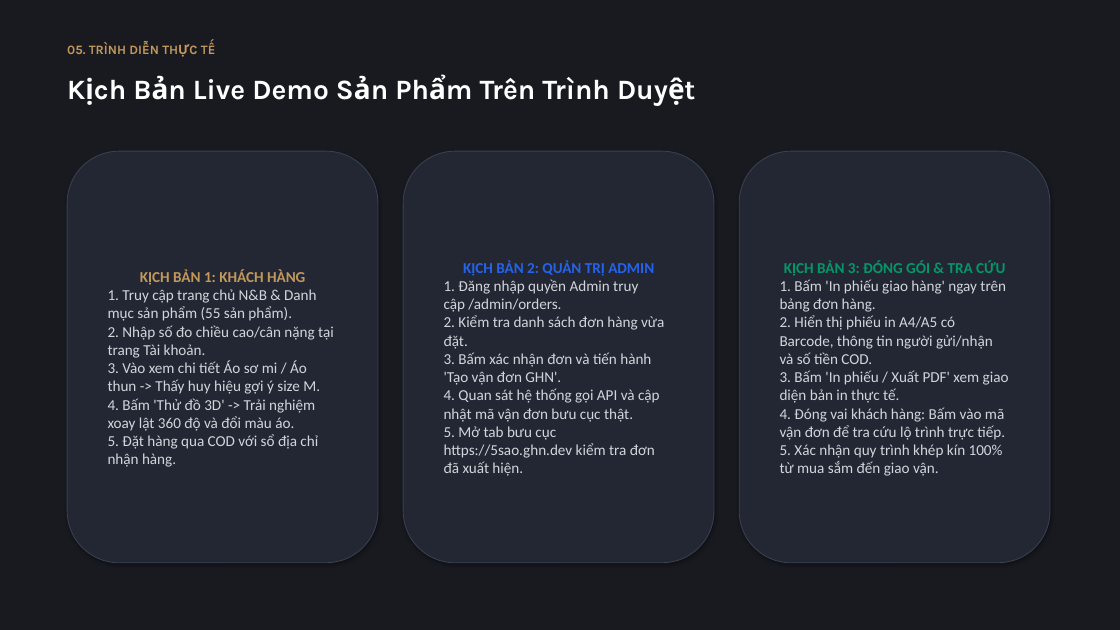
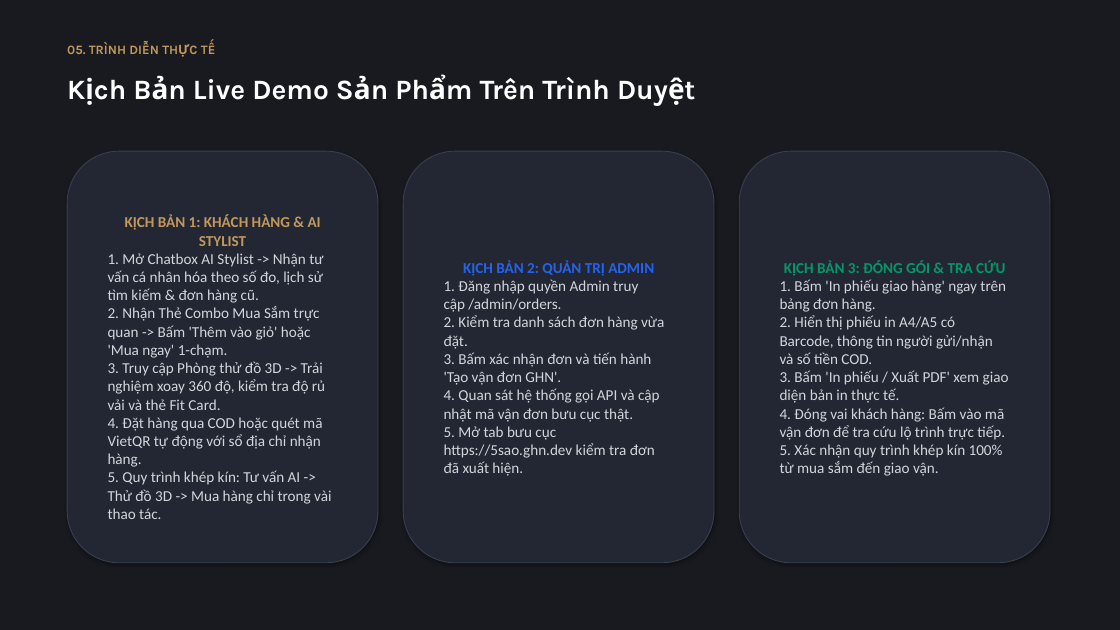
Before and after one commit to baobp14/3d-model-clothing, a slide deck: slide 6 of BaoCao_TienDo_DATN_N&B_Fashion.pptx. Drawn at 1120x630 pixels with LibreOffice and Linux fonts; fonts in the diff are those of the drawing. Boxes give left, top, right and bottom in pixels: in the first picture for what was removed or moved away, otherwise in the second. Text is boxed around its words. In the diff, an @@ line names an element or a change of style, - is before the commit and + after.

Commit message:
docs(pptx): update progress report presentation with latest multi-signal AI Stylist and combo card achievements

```diff
--- a/BaoCao_TienDo_DATN_N&B_Fashion.pptx
+++ b/BaoCao_TienDo_DATN_N&B_Fashion.pptx
@@ text in rounded rectangle at box(108, 214, 331, 519): text changed @@
-KỊCH BẢN 1: KHÁCH HÀNG
-1. Truy cập trang chủ N&B & Danh mục sản phẩm (55 sản phẩm).
-2. Nhập số đo chiều cao/cân nặng tại trang Tài khoản.
-3. Vào xem chi tiết Áo sơ mi / Áo thun -> Thấy huy hiệu gợi ý size M.
-4. Bấm 'Thử đồ 3D' -> Trải nghiệm xoay lật 360 độ và đổi màu áo.
-5. Đặt hàng qua COD với sổ địa chỉ nhận hàng.
+KỊCH BẢN 1: KHÁCH HÀNG & AI STYLIST
+1. Mở Chatbox AI Stylist -> Nhận tư vấn cá nhân hóa theo số đo, lịch sử tìm kiếm & đơn hàng cũ.
+2. Nhận Thẻ Combo Mua Sắm trực quan -> Bấm 'Thêm vào giỏ' hoặc 'Mua ngay' 1-chạm.
+3. Truy cập Phòng thử đồ 3D -> Trải nghiệm xoay 360 độ, kiểm tra độ rủ vải và thẻ Fit Card.
+4. Đặt hàng qua COD hoặc quét mã VietQR tự động với sổ địa chỉ nhận hàng.
+5. Quy trình khép kín: Tư vấn AI -> Thử đồ 3D -> Mua hàng chỉ trong vài thao tác.
```
Also in this commit, not shown: 2 other slides changed.
